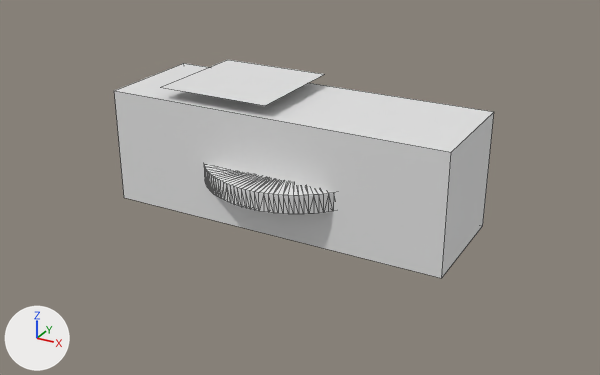
One commit to the Blender file testing-input-output/simulation_output.blend: the scene before it, then after it.
Before and after are seen from a 50 mm camera at (31.7, -57.2, 25.9) aimed at (0.7, -0.8, -2.3). Lighting does not change. The marker at lower left points along +X, +Y and +Z. Mesh edges are drawn as thin lines.

Names of what the first picture shows: 'FluidDomain', 'MyImportedModel', 'WaterSource'.
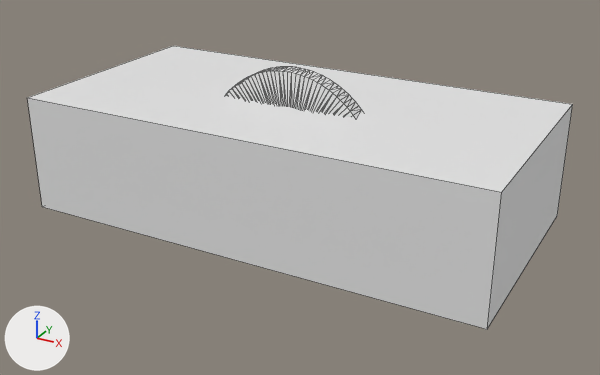
Commit message: Auto-update: Added latest fluid simulation .blend file

What differs and where, as boxes (x1, y1, x2, y2) in the pictures (600 x 375 px):
'FluidDomain', mesh rescaled (44% wider, 31% taller): before (114, 63, 494, 278); after (27, 46, 573, 329)
'MyImportedModel', turned: before (204, 164, 334, 214); after (226, 67, 363, 118)
'WaterSource', reshaped (not visible afterwards): before (161, 60, 324, 106)

What the commit changed:
me_cube has 8 vertices, 6 faces and spans x -15.0..15.0, y -5.0..5.0, z -5.0..5.0.
me_cube is used by ob_fluiddomain; location (0.0, 0.0, 0.0).
me_cube part 1: the whole mesh is scaled about its middle by (1.33, 2, 1).
me_plane has 4 vertices, 1 face and spans x -5.0..5.0, y -5.0..5.0, z 0.0.
me_plane is used by ob_watersource; location (-5.0, 0.0, 6.0).
Part 2, on me_plane:
Vertex 0 of me_plane moves from (-5.0, -5.0, 0.0) at pixel (160, 87) to (-6.0, -6.0, 0.0).
Vertex 1 of me_plane moves from (5.0, -5.0, 0.0) at pixel (265, 105) to (6.0, -6.0, 0.0).
Vertex 2 of me_plane moves from (-5.0, 5.0, 0.0) at pixel (227, 59) to (-6.0, 6.0, 0.0).
Vertex 3 of me_plane moves from (5.0, 5.0, 0.0) at pixel (324, 74) to (6.0, 6.0, 0.0).
Object 'MyImportedModel' (ob_myimportedmodel) turns from (90, 0, 0) to (0, 90, 0) degrees about x, y and z.
